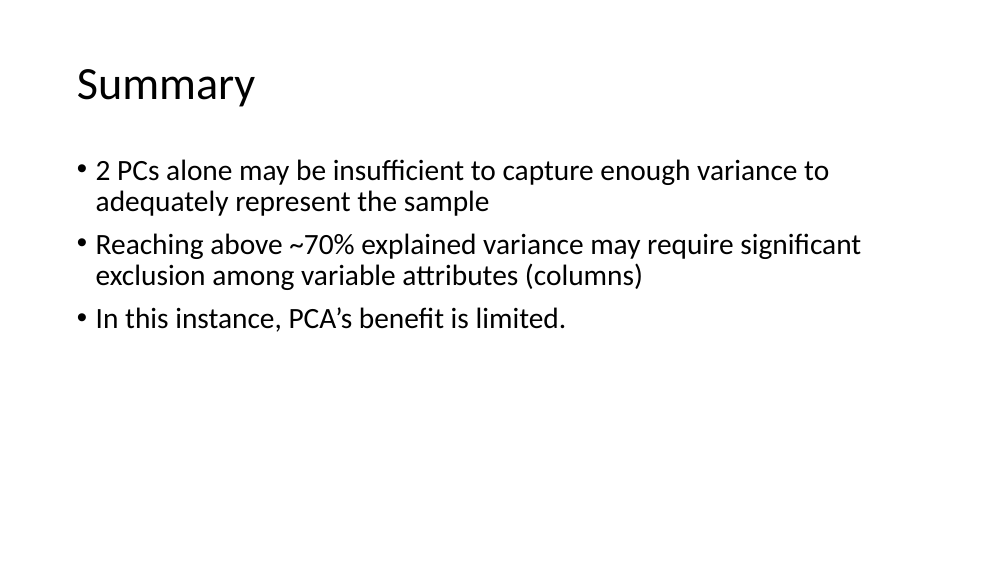
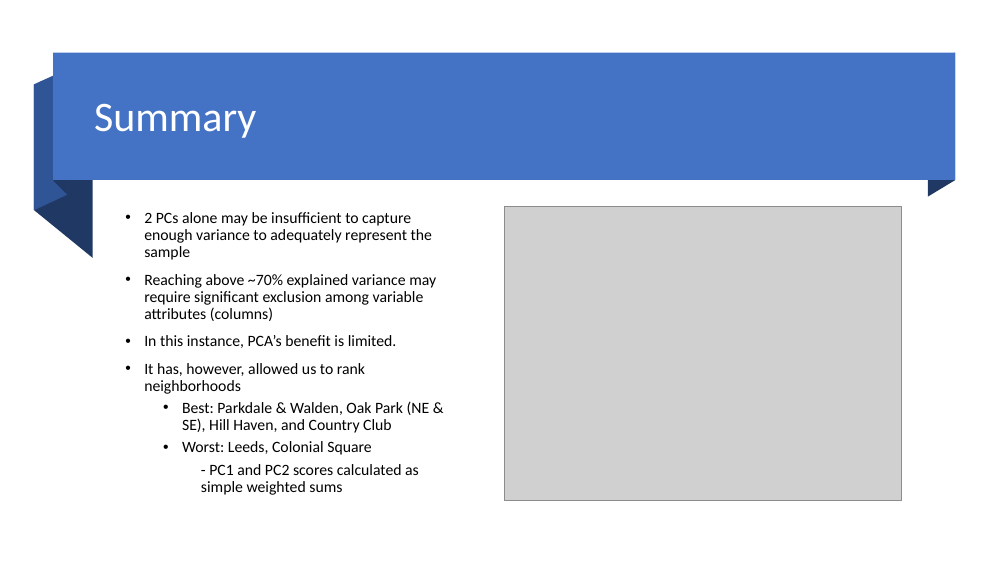
Before and after one commit to AlexSchaefferEdu/GP1, a slide deck: slide 20 of Project 2 Presentation.pptx (slide 21 before the commit). Drawn at 1008x567 pixels with LibreOffice and Linux fonts; fonts in the diff are those of the drawing; grey boxes stand for pictures. Boxes give left, top, right and bottom in pixels: in the first picture for what was removed or moved away, otherwise in the second. Text is boxed around its words. In the diff, an @@ line names an element or a change of style, - is before the commit and + after.

```diff
--- a/Project 2 Presentation.pptx
+++ b/Project 2 Presentation.pptx
@@ group added at [34, 53, 955, 258]: 4 freeform shapes, 1 rectangle @@
@@ title "Summary": place and size @@
-title "Summary" at [77, 69, 255, 107]
+title "Summary" at [94, 103, 256, 138]
@@ title "Summary" at [94, 103, 256, 138]: size 44 to 40 pt, text colour #000000 to #FFFFFF @@
@@ text "2 PCs alone may be ...": place and size @@
-text "2 PCs alone may be ..." at [96, 159, 861, 332]
+text "2 PCs alone may be ..." at [144, 212, 436, 495]
@@ picture added at [504, 206, 901, 501] @@
@@ text at [144, 212, 436, 348]: size 28 to 15 pt in "2 PCs alone may be insufficient to ...", "Reaching above ~70% explained variance may require ...", "In this instance, PCA’s benefit is limited." @@
@@ text at [144, 363, 430, 495]: paragraphs added @@
+• It has, however, allowed us to rank neighborhoods
+  • Best: Parkdale & Walden, Oak Park (NE & SE), Hill Haven, and Country Club
+  • Worst: Leeds, Colonial Square
+    - PC1 and PC2 scores calculated as simple weighted sums
```
Also in this commit, not shown: 6 other slides changed, 1 slide added, 3 slides removed, 3 other files.
